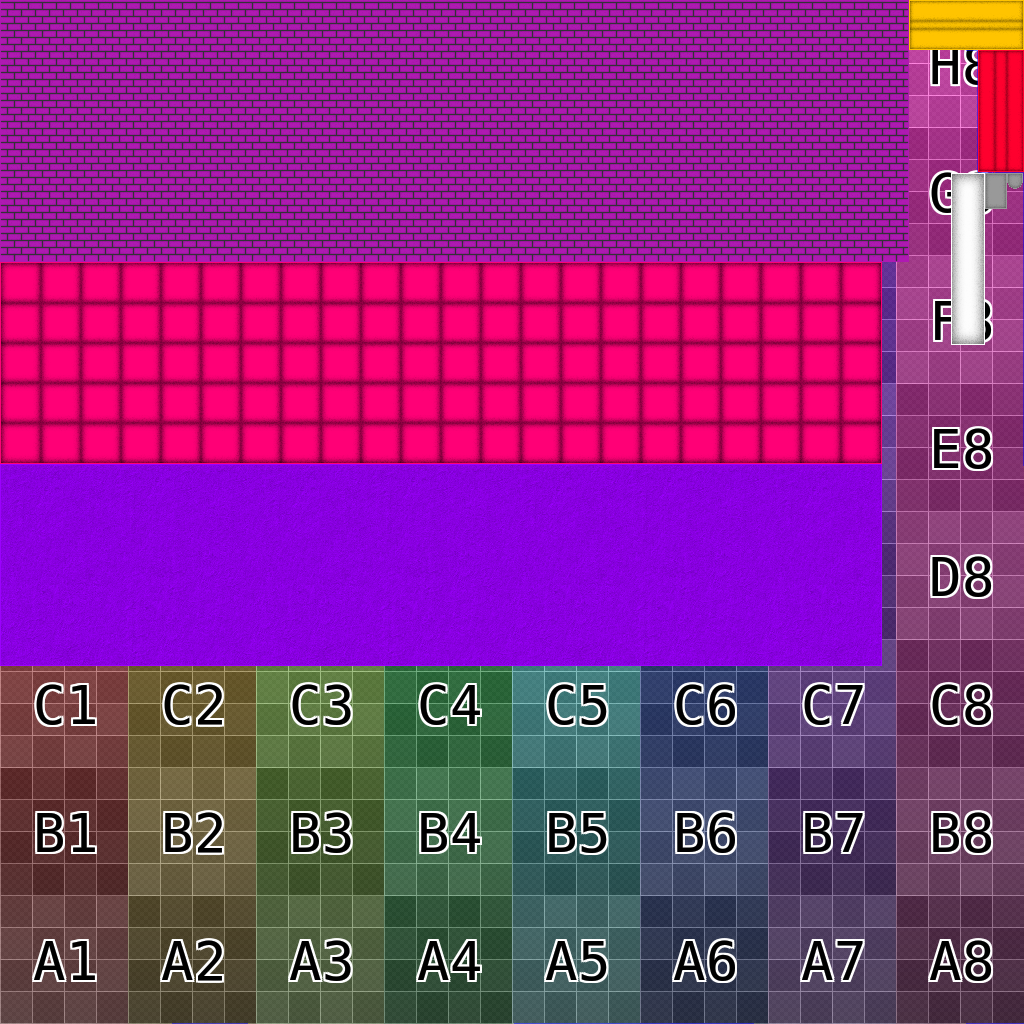
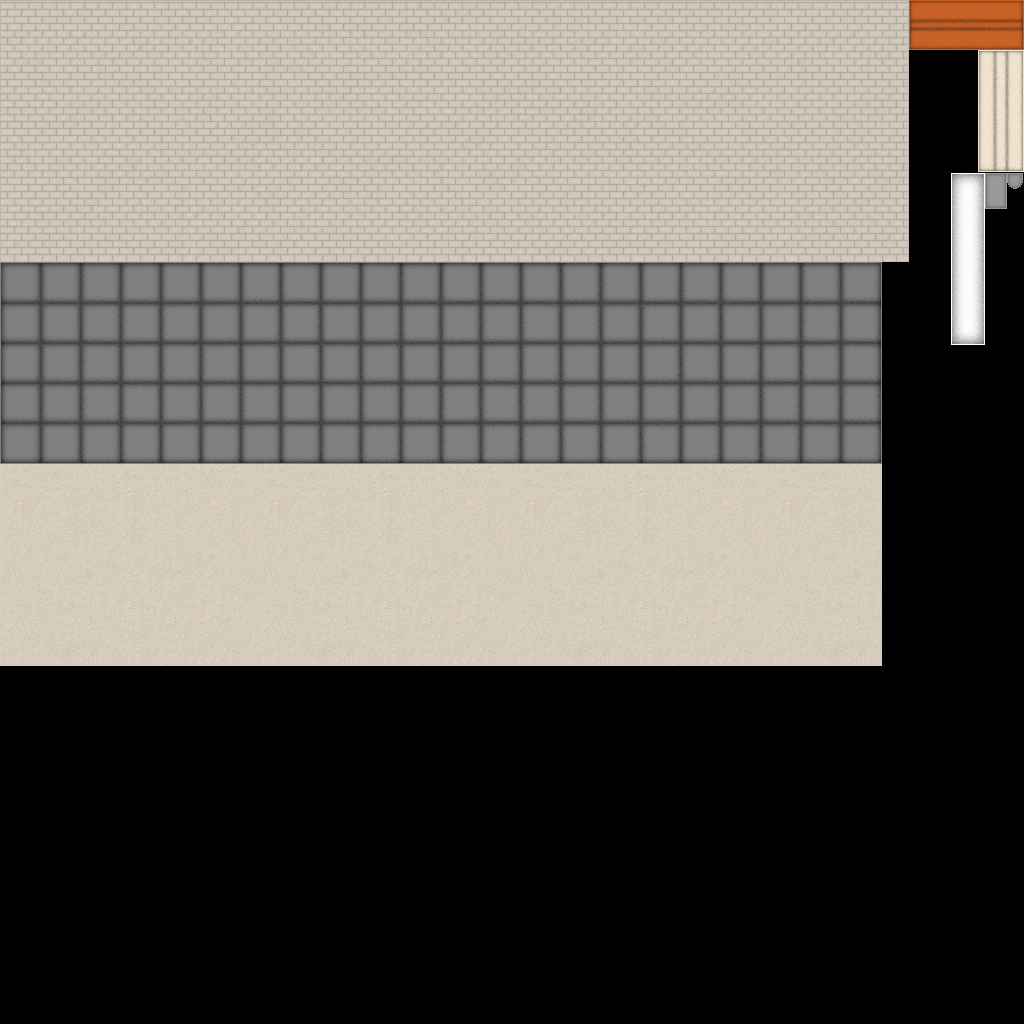
Before/after of a 1024px x 1024px layered artwork. What changed in the layer stack:
added layer "Paint Layer 83" (50%) in group "ceiling" over 0, 448, 896, 704
painted on "Paint Layer 80" over 0, 448, 896, 704
painted on "Copy of Paint Layer 79" over 0, 458, 896, 714
painted on "Copy of Paint Layer 79 Merged" over 0, 256, 882, 512
painted on "Paint Layer 79 Merged" over 0, 256, 960, 576
painted on "Paint Layer 79" over 0, 256, 896, 512
painted on "Paint Layer 77" over 960, 0, 1024, 192
painted on "Paint Layer 78" over 960, 0, 1024, 192
painted on "Paint Layer 76" over 960, 0, 1024, 192
painted on "Paint Layer 72" over 960, 0, 1024, 192
painted on "Paint Layer 75" over 896, 0, 1024, 64
painted on "Paint Layer 74" over 896, 0, 1024, 64
painted on "Paint Layer 73" over 896, 0, 1024, 64
painted on "Paint Layer 71" over 896, 0, 1024, 64
added layer "Paint Layer 81" (50%) in group "walls" over 0, 0, 960, 320
"grid": opacity 50% → 35%, painted on it over 0, 0, 960, 320
added layer "Paint Layer 82" in group "walls" over 0, 0, 960, 320
painted on "Paint Layer 1" over 0, 0, 960, 320
added layer "BlackBackground" above "Background" over 0, 0, 1024, 1024
